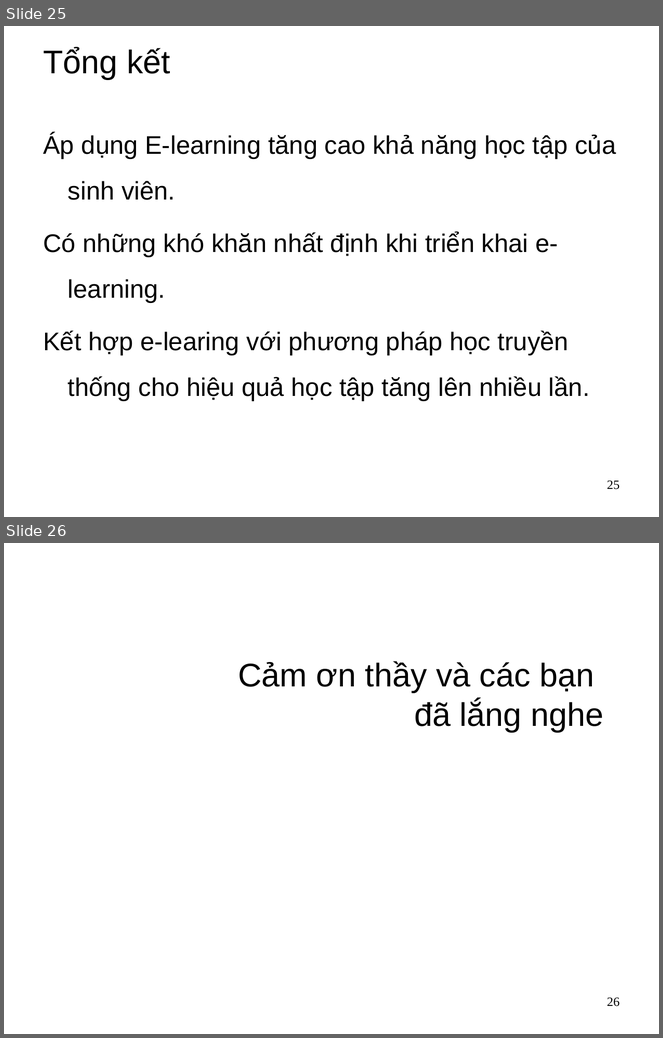
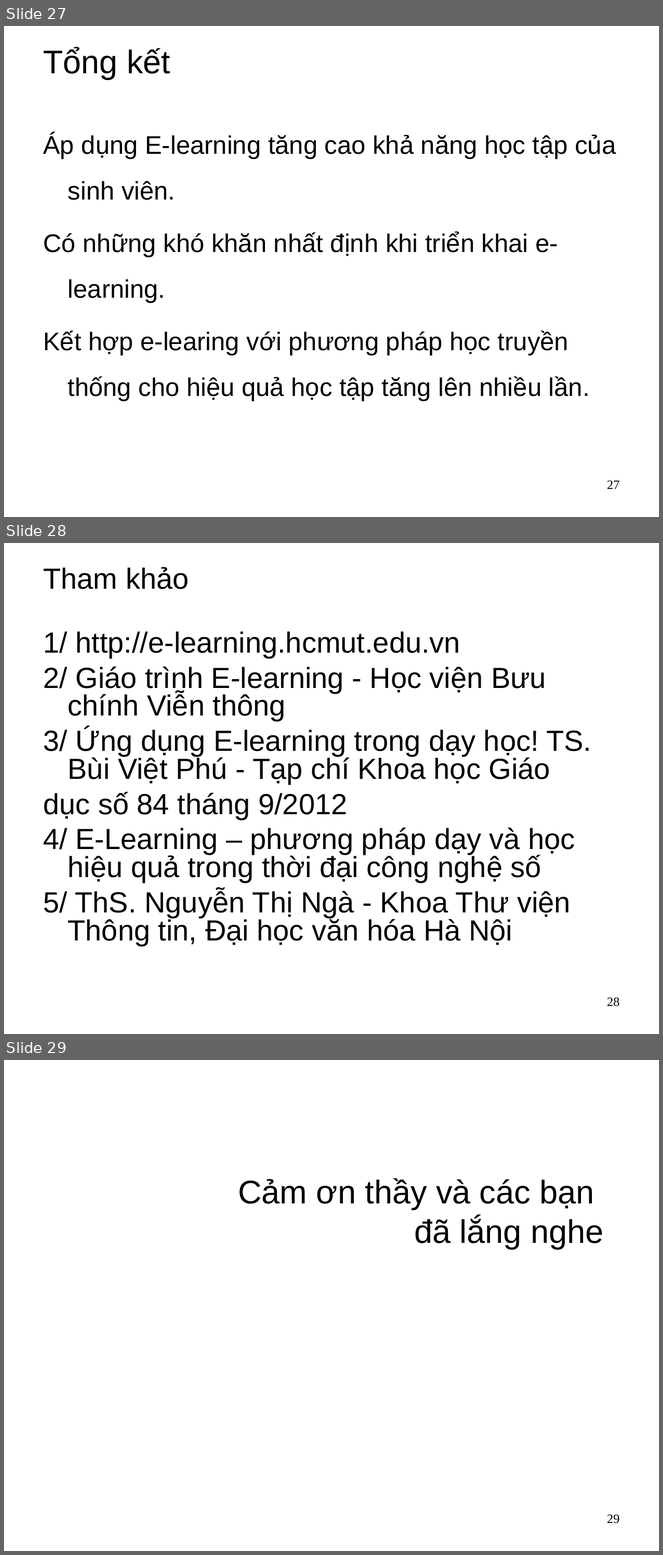
Before and after one commit to dhieucse09/mis, a slide deck: main/group-project/Group project.ppt. Shown one above the other, each under a label of ours: slides 25 and 26 before the commit, slides 27, 28 and 29 after it. The pictures are 663x1038 and 663x1555 pixels, drawn with LibreOffice and Linux fonts; fonts in the diff are those of the drawing; background and template pictures are left out. Boxes give left, top, right and bottom in pixels: in the first picture for what was removed or moved away, otherwise in the second. Text is boxed around its words. In the diff, an @@ line names an element or a change of style, - is before the commit and + after.

```diff
--- a/main/group-project/Group project.ppt
+++ b/main/group-project/Group project.ppt
@@ slide 28 added at [4,543,659,1034], background picture (left out) @@
@@ title added at [43,567,189,589], 32 pt, text #000000 @@
+Tham khảo
@@ text added at [43,631,592,946], 32 pt, text #000000 @@
+1/ http://e-learning.hcmut.edu.vn
+2/ Giáo trình E-learning - Học viện Bưu chính Viễn thông
+3/ Ứng dụng E-learning trong dạy học! TS. Bùi Việt Phú - Tạp chí Khoa học Giáo
+dục số 84 tháng 9/2012
+4/ E-Learning – phương pháp dạy và học hiệu quả trong thời đại công nghệ số
+5/ ThS. Nguyễn Thị Ngà - Khoa Thư viện Thông tin, Đại học văn hóa Hà Nội
@@ page number added at [607,997,620,1007], 14 pt, text #000000 @@
+28
@@ what was slide 25 is now slide 27 @@
@@ page number at [607,480,620,489]: text changed @@
-25
+27
@@ what was slide 26 is now slide 29 @@
@@ page number at [607,1514,620,1524]: text changed @@
-26
+29
```
Also in this commit, not shown: 9 slides changed, 5 other slides added, 3 slides removed, 14 other files.
